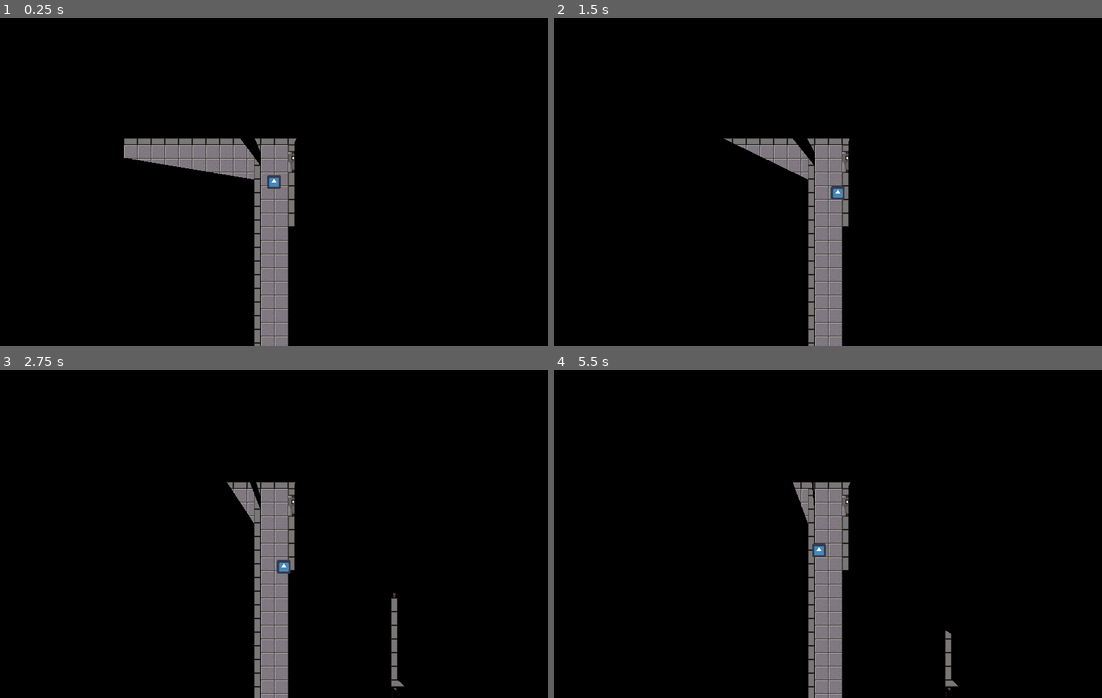
Above: before the commit, frames 1-4 (two rows, left to right).
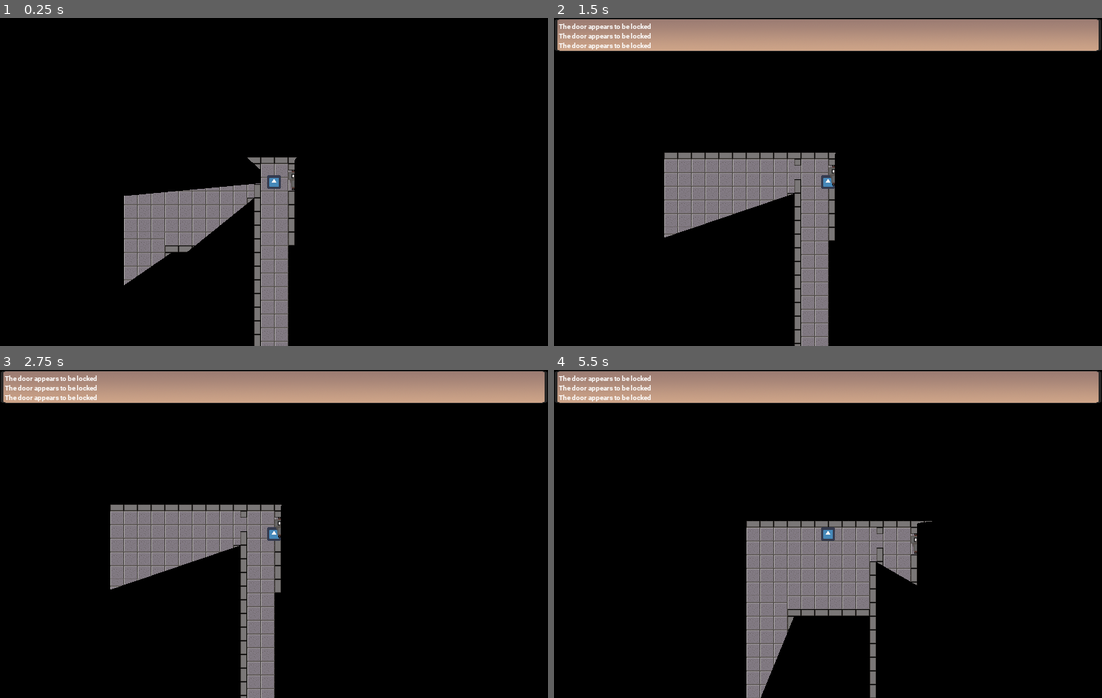
Above: after the commit, the same moments.

Repository: crpalmer/tile-game
Game: Godot game, scene res://RedbrandHideout/RedbrandHideout.tscn
Two runs of this game, one before a commit and one after it. Both use one fixed random seed, a clock stepped at 60 frames per second and the inputs below. The engine's default icon, where the game draws it, is replaced by a stand-in: a white triangle on a blue panel in a dark square.
Inputs:
- Up to frame 1 (0.25 s): no input
- Up to frame 2 (1.5 s): tap Enter at 0.5 s; hold Right (right) 0.53-1.28 s; tap U (use) at 0.6, 1.35 s; tap Space at 1.25 s; hold Down (down) from 1.28 s (still down)
- Up to frame 3 (2.75 s): release Down (down) at 2.03 s; hold Right (right) from 2.03 s (still down); tap U (use) at 2.1 s
- Up to frame 4 (5.5 s): tap Enter at 2.75, 5 s; release Right (right) at 2.78 s; hold Up (up) 2.78-3.53 s; tap U (use) every 0.75 s from 2.85 to 5.1 s; hold Left (left) 3.53-5.03 s; tap Space at 4.25 s; hold Down (down) from 5.03 s (still down)

The runs differ from the first frame. In frame 1, 7.4% of the frame differs, in the area x 22-55%, y 36-100%; in frame 2, 19%; in frame 3, 19%; in frame 4, 21%, in the area x 0-100%, y 0-100%.

Commit message:
Add a HUD for messages to show the user

Diff:
--- a/Dungeon/Dungeon.tscn
+++ b/Dungeon/Dungeon.tscn
@@ -132,9 +132,11 @@
 [node name="Player" parent="." instance=ExtResource( 1 )]
 position = Vector2( -1, 138 )
 script = ExtResource( 6 )
+hp = 100
 
 [node name="DungeonGreeter" parent="." instance=ExtResource( 3 )]
 position = Vector2( 85, 60 )
+display_name = "Bob"
 damage_dice = {
 "d": 6,
 "n": 1,
@@ -143,6 +145,7 @@
 
 [node name="NewGuy" parent="." instance=ExtResource( 5 )]
 position = Vector2( -236, -157 )
+display_name = "Bob"
 damage_dice = {
 "d": 6,
 "n": 1,
--- a/Dungeon/DungeonGreeter.gd
+++ b/Dungeon/DungeonGreeter.gd
@@ -4,7 +4,6 @@
 
 func _ready():
 	state = GameState.get(name)
-	$Conversation.speaker_name = "Bob"
 	conversation_starter()
 
 func conversation_starter():
--- a/Dungeon/NewGuy.gd
+++ b/Dungeon/NewGuy.gd
@@ -3,8 +3,8 @@
 var last_was_name = false
 
 func _ready():
-	$Conversation.speaker_name = "New Guy"
 	$Conversation.starter = "Hello.  You found me!"
+	display_name = "New Guy"
 
 func player_said(text):
 	var words = $Conversation.tokenize(text)
@@ -12,7 +12,7 @@
 	if (last_was_name and words.size() == 1 and words[0] == "why") or ("new" in words and "guy" in words):
 		$Conversation.say("Yeah, it's a strange name.  My mother wasn't very creative...")
 	elif "name" in words:
-		$Conversation.say("I'm called " + $Conversation.speaker_name)
+		$Conversation.say("I'm called " + display_name)
 		was_name = true
 	elif "who" in words and "are" in words and "you" in words:
 		$Conversation.say("Some guy sitting in the dungeon.")
--- a/GameEngine/Actors/Actor.gd
+++ b/GameEngine/Actors/Actor.gd
@@ -3,6 +3,7 @@
 
 enum Mood { FRIENDLY = 0, NEUTRAL = 1, HOSTILE =2 }
 
+export var display_name:String = name
 export var ac = 10
 export var hp = 1
 export var max_hp = 1
@@ -49,10 +50,10 @@
 	var need = to_hit_ac10 + (10 - who.ac)
 	if roll == 20 or roll >= to_hit_ac10 + (10-who.ac):
 		var damage = roll_dice(damage_dice)
-		print_debug(name + " damage to " + who.name + ": " + String(damage) + " roll " + String(roll))
+		GameState.player.show_message(name + " damage to " + who.name + ": " + String(damage) + " roll " + String(roll))
 		process_attack_outcome(who, true, damage)
 	else:
-		print_debug(name + " miss " + who.name + ": "+ String(roll) + " needed " + String(need))
+		GameState.player.show_message(name + " miss " + who.name + ": "+ String(roll) + " needed " + String(need))
 		process_attack_outcome(who, false)
 
 func roll(n:int, d:int, plus:int = 0):
--- a/GameEngine/Actors/Player.gd
+++ b/GameEngine/Actors/Player.gd
@@ -2,6 +2,7 @@
 class_name Player
 
 var inventory = []
+var messages
 
 func _init():
 	randomize()
@@ -9,6 +10,7 @@
 	hp = 20
 	to_hit_ac10 = 10
 	damage_dice = {"n": 1, "d": 8, "plus": 1}
+	messages = $Camera2D/HUD/Messages
 
 func _process(delta):
 	if GameState.paused: return
@@ -31,11 +33,11 @@
 
 func process_attack():
 	if attack_available and Input.is_action_pressed("attack"):
-		var in_area:Array = $TrackingArea.who_is_in_area()
+		var in_area:Array = $CloseArea.who_is_in_area()
 		if in_area.size() > 0: attack(in_area[randi() % in_area.size()])
 
 func process_use():
-	if Input.is_action_just_released("use"):
+	if Input.is_action_just_released("use") and not Input.is_action_just_released("used"):
 		for use_on in $CloseArea.who_is_in_area():
 			#if use_on is InventoryThing: Inventory.add(use_on)
 			if use_on is Thing: use_on.used_by(self)
@@ -44,3 +46,6 @@
 	GameState.player = null
 	print_debug("Player died!")
 	queue_free()
+
+func show_message(message):
+	messages.show_message(message)
--- a/GameEngine/Actors/Player.tscn
+++ b/GameEngine/Actors/Player.tscn
@@ -1,23 +1,24 @@
-[gd_scene load_steps=5 format=2]
+[gd_scene load_steps=6 format=2]
 
 [ext_resource path="res://icon.png" type="Texture" id=1]
 [ext_resource path="res://Dungeon/images/circle-128.png" type="Texture" id=2]
 [ext_resource path="res://GameEngine/Actors/Actor.tscn" type="PackedScene" id=3]
+[ext_resource path="res://GameEngine/HUD.tscn" type="PackedScene" id=4]
 
 [sub_resource type="CircleShape2D" id=1]
 
 [node name="Player" instance=ExtResource( 3 )]
 
-[node name="VisionLight" type="Light2D" parent="." index="0"]
-position = Vector2( -2, 1.5 )
+[node name="Camera2D" type="Camera2D" parent="." index="0"]
+current = true
+
+[node name="HUD" parent="Camera2D" index="0" instance=ExtResource( 4 )]
+position = Vector2( 0, -5 )
+
+[node name="VisionLight" type="Light2D" parent="." index="1"]
 texture = ExtResource( 2 )
 texture_scale = 15.0
 shadow_enabled = true
-
-[node name="Camera2D" type="Camera2D" parent="." index="1"]
-current = true
-drag_margin_h_enabled = true
-drag_margin_v_enabled = true
 
 [node name="Sprite" type="Sprite" parent="." index="2"]
 scale = Vector2( 0.5, 0.5 )
@@ -25,3 +26,6 @@
 
 [node name="CollisionShape2D" type="CollisionShape2D" parent="." index="3"]
 shape = SubResource( 1 )
+
+[node name="CloseArea" parent="." index="5"]
+position = Vector2( 1, 0 )
--- a/GameEngine/Conversation/Conversation.gd
+++ b/GameEngine/Conversation/Conversation.gd
@@ -2,7 +2,6 @@
 class_name Conversation
 
 export var starter = "Hello"
-export var speaker_name = "Name"
 export var attacked_text = "Die!"
 
 var already_talked = false
@@ -15,7 +14,7 @@
 
 	GameState.pause()
 
-	$Canvas/SpeakerName.text = speaker_name
+	$Canvas/SpeakerName.text = get_parent().display_name
 	$Canvas/SpeakerText.text = starter
 	reset_text_box()
 	$Canvas.visible = true
@@ -58,6 +57,8 @@
 		say("Hi.")
 	elif "thanks" in words:
 		say("You're welcome.")
+	elif "name" in words:
+		say("My name is " + get_parent().display_name)
 	elif "bye" in words:
 		end("Bye.", 1)
 	else:
--- /dev/null
+++ b/GameEngine/HUD.tscn
@@ -0,0 +1,37 @@
+[gd_scene load_steps=5 format=2]
+
+[ext_resource path="res://GameEngine/Messages.gd" type="Script" id=1]
+[ext_resource path="res://GameEngine/Messages.png" type="Texture" id=2]
+[ext_resource path="res://GameEngine/Pong Font.ttf" type="DynamicFontData" id=3]
+
+[sub_resource type="DynamicFont" id=1]
+font_data = ExtResource( 3 )
+
+[node name="HUD" type="Node2D"]
+light_mask = 0
+
+[node name="Messages" type="CanvasLayer" parent="."]
+script = ExtResource( 1 )
+
+[node name="Sprite" type="Sprite" parent="Messages"]
+light_mask = 0
+position = Vector2( 640, 39.875 )
+scale = Vector2( 1.25195, 0.288745 )
+texture = ExtResource( 2 )
+
+[node name="Text" type="Label" parent="Messages"]
+light_mask = 0
+margin_left = 11.0
+margin_top = 9.0
+margin_right = 1256.0
+margin_bottom = 72.0
+custom_fonts/font = SubResource( 1 )
+text = "These are some sample messages that will be shown in the text area when the ame generates messages....  Long messages are not going to get wrapped.
+Testing
+Test."
+clip_text = true
+max_lines_visible = 3
+
+[node name="Timer" type="Timer" parent="Messages"]
+
+[connection signal="timeout" from="Messages/Timer" to="Messages" method="_on_Timer_timeout"]
--- /dev/null
+++ b/GameEngine/Messages.gd
@@ -0,0 +1,25 @@
+extends CanvasLayer
+class_name Messages
+
+var messages = []
+
+func _ready():
+	$Text.text = ""
+	visible = false
+	pass
+
+func show_message(msg):
+	print_debug(msg)
+	visible = true
+	messages.push_back(msg)
+	while messages.size() > 3: messages.pop_front()
+	update_messages()
+
+func update_messages():
+	$Text.text = PoolStringArray(messages).join("\n")
+	$Timer.start(5)
+
+func _on_Timer_timeout():
+	messages.pop_front()
+	if messages.size() == 0: visible = false
+	else: update_messages()
--- a/GameEngine/Objects/Door.gd
+++ b/GameEngine/Objects/Door.gd
@@ -16,9 +16,10 @@
 
 func used_by(who):
 	if who is Actor:
-		# if is_locked:
+		if is_locked:
 		# if who.has_a(key): is_locked = false
-		# else show message the door appears to be locked
+		# else
+			GameState.player.show_message("The door appears to be locked")
 		if not is_locked:
 			is_closed = not is_closed
 			ensure_state()
--- a/RedbrandHideout/RedbrandHideout.tscn
+++ b/RedbrandHideout/RedbrandHideout.tscn
@@ -273,6 +273,7 @@
 polygon = PoolVector2Array( -432, -800, -432, -673 )
 
 [node name="RedbrandHideout" type="Node2D"]
+position = Vector2( 0, 2 )
 script = ExtResource( 3 )
 
 [node name="CanvasModulate" type="CanvasModulate" parent="."]
@@ -330,5 +331,5 @@
 is_locked = true
 
 [node name="Player" parent="." instance=ExtResource( 1 )]
-position = Vector2( -481, -780 )
+position = Vector2( -481, -824 )
 script = ExtResource( 9 )
--- a/project.godot
+++ b/project.godot
@@ -29,6 +29,11 @@
 "language": "GDScript",
 "path": "res://GameEngine/Objects/InventoryThing.gd"
 }, {
+"base": "CanvasLayer",
+"class": "Messages",
+"language": "GDScript",
+"path": "res://GameEngine/Messages.gd"
+}, {
 "base": "Actor",
 "class": "Player",
 "language": "GDScript",
@@ -49,6 +54,7 @@
 "Conversation": "",
 "Door": "",
 "InventoryThing": "",
+"Messages": "",
 "Player": "",
 "Thing": "",
 "TrackingArea": ""
Binary file added: GameEngine/Messages.png
Not shown, added: GameEngine/Messages.png.import
Binary file added: GameEngine/Pong Font.ttf
